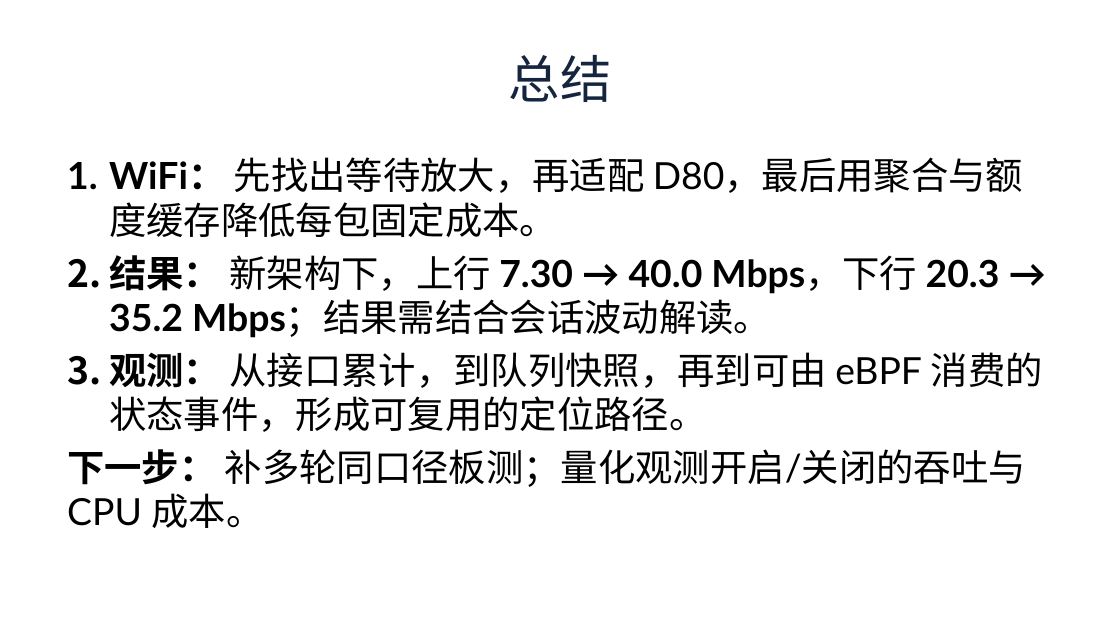
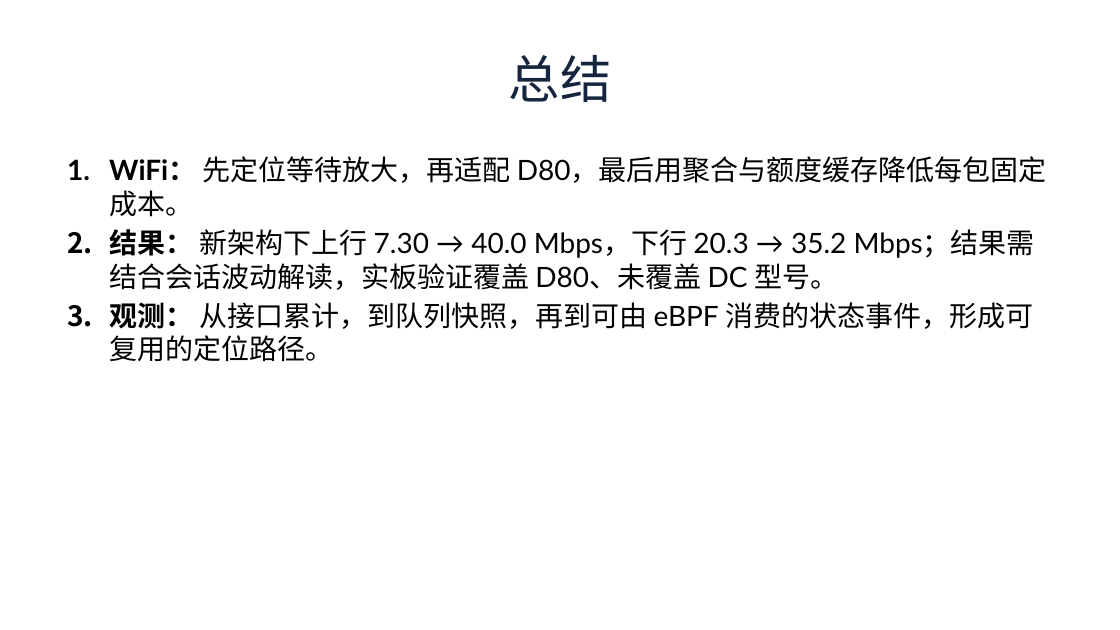
Before and after one commit to Antareske/2026-oscamp-internship-blog, a slide deck: slide 15 of 2026-OSCamp-实习总结汇报.pptx. Drawn at 1120x630 pixels with LibreOffice and Linux fonts; fonts in the diff are those of the drawing. Boxes give left, top, right and bottom in pixels: in the first picture for what was removed or moved away, otherwise in the second. Text is boxed around its words. In the diff, an @@ line names an element or a change of style, - is before the commit and + after.

```diff
--- a/2026-OSCamp-实习总结汇报.pptx
+++ b/2026-OSCamp-实习总结汇报.pptx
@@ text at [109, 156, 1047, 290]: text changed; size 24 to 18 pt @@
-1. WiFi： 先找出等待放大，再适配 D80，最后用聚合与额度缓存降低每包固定成本。
-2. 结果： 新架构下，上行 7.30 → 40.0 Mbps，下行 20.3 → 35.2 Mbps；结果需结合会话波动解读。
+1. WiFi： 先定位等待放大，再适配 D80，最后用聚合与额度缓存降低每包固定成本。
+2. 结果： 新架构下上行 7.30 → 40.0 Mbps，下行 20.3 → 35.2 Mbps；结果需结合会话波动解读，实板验证覆盖 D80、未覆盖 DC 型号。
@@ text at [109, 302, 1033, 362]: size 24 to 18 pt in "观测： 从接口累计，到队列快照，再到可由 eBPF 消费的状态事件，形成可复用的定位路径。"; less space between paragraphs @@
@@ text at [67, 449, 1026, 528]: paragraph removed @@
-下一步： 补多轮同口径板测；量化观测开启/关闭的吞吐与 CPU 成本。
```
Also in this commit, not shown: 14 other slides changed.
